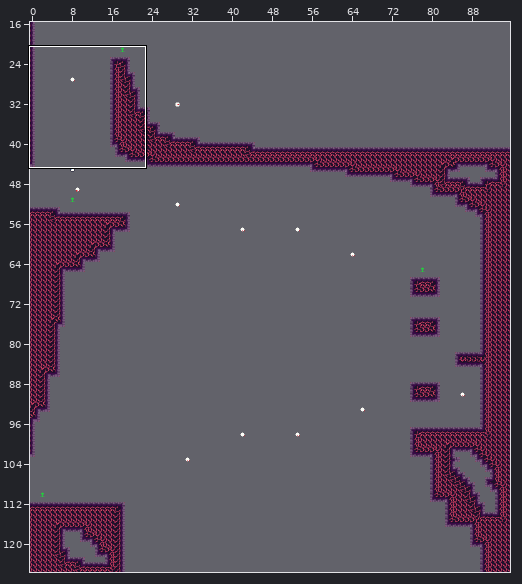
A Tiled map gets an edit: mapping_tools/tilemaps/fire4.tmx. The picture above shows the old version from afar; the outline marks the close-up.
Close-up. First the earlier version:
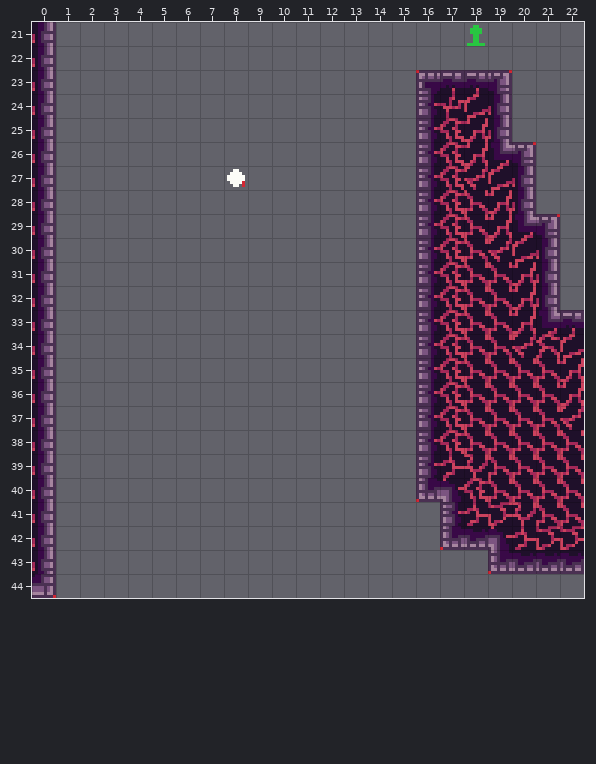
Cells are 8x8 px. Shown: x 0..22, y 21..44. The commit also changed other parts of the map, which this record leaves out.
The result:
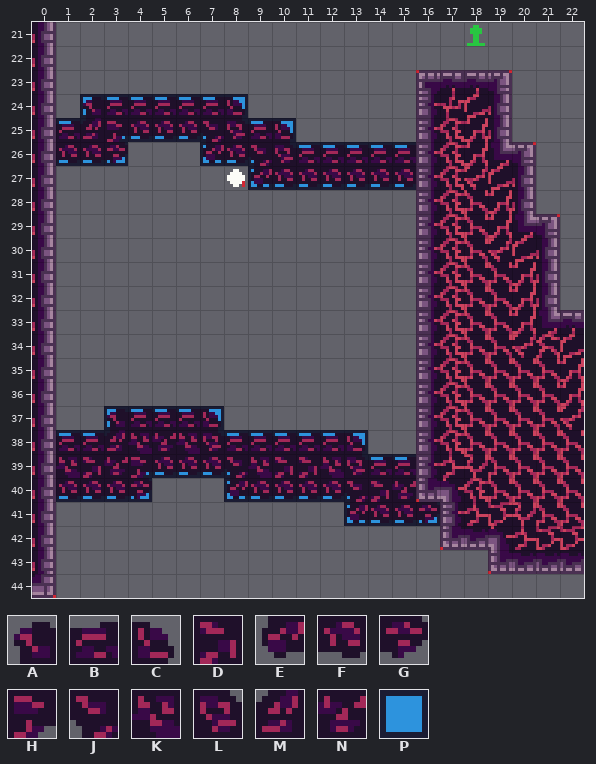
Key: from "fire_bg_decal": A 0, B 1, C 2, D 14, E 26, F 27, G 28, H 39, J 40, K 41, L 52, M 53, N 54; from "tools": P 20.
_ is an empty cell.
Tiles of an added or newly shown layer are drawn over the layers below it.
From old to new:
Layer "bg_draft" (added):
y 24: x 2..8 _______ -> PPPPPPP
y 25: x 1..10 __________ -> PPPPPPPPPP
y 26: x 1..3 ___ -> PPP; x 7..15 _________ -> PPPPPPPPP
y 27: x 9..15 _______ -> PPPPPPP
y 37: x 3..7 _____ -> PPPPP
y 38: x 1..3 ___ -> PPP; x 7..13 _______ -> PPPPPPP
y 39: x 4..8 _____ -> PPPPP; x 13..15 ___ -> PPP
y 40: x 1..4 ____ -> PPPP; x 8..13 ______ -> PPPPPP
y 41: x 13..16 ____ -> PPPP
Layer "bg":
y 24: x 2..8 _______ -> ABBBBBC
y 25: x 1..10 __________ -> BMHFFFJLBC
y 26: x 1..3 ___ -> FFG; x 7..15 _________ -> EFJLBBBBB
y 27: x 9..15 _______ -> EFFFFFF
y 37: x 3..7 _____ -> ABBBC
y 38: x 1..13 _____________ -> BBMKNKLBBBBBC
y 39: x 1..15 _______________ -> KDNHFFFJKDDKLBB
y 40: x 1..4 ____ -> FFFG; x 8..15 ________ -> EFFFFJDN
y 41: x 13..16 ____ -> EFFG
